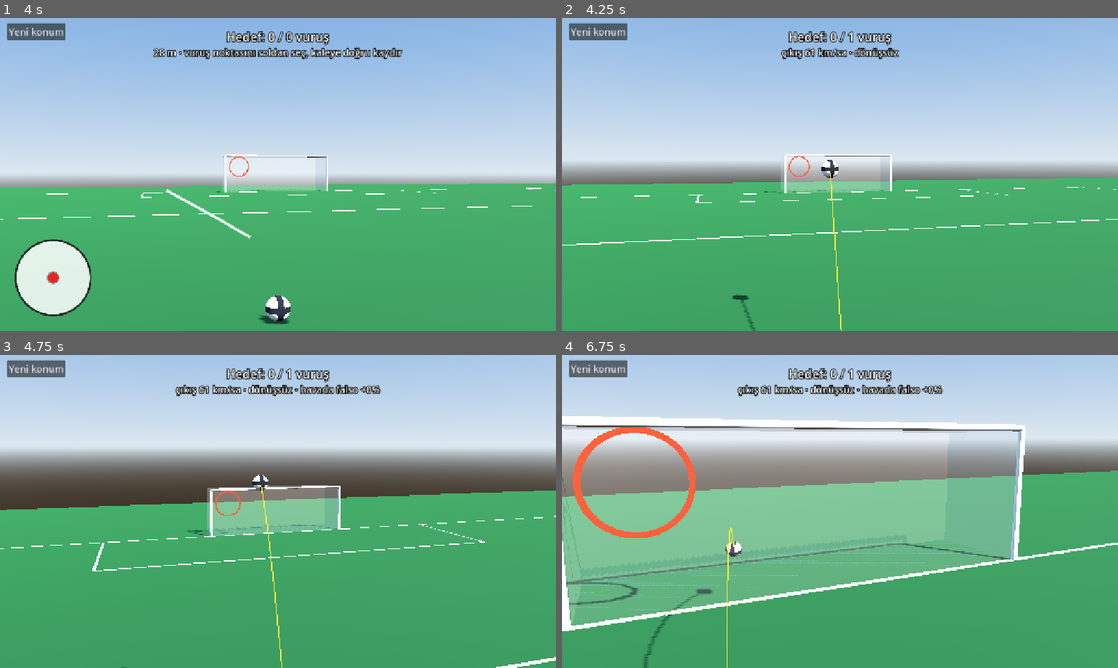
Above: before the commit, frames 1-4 (two rows, left to right).
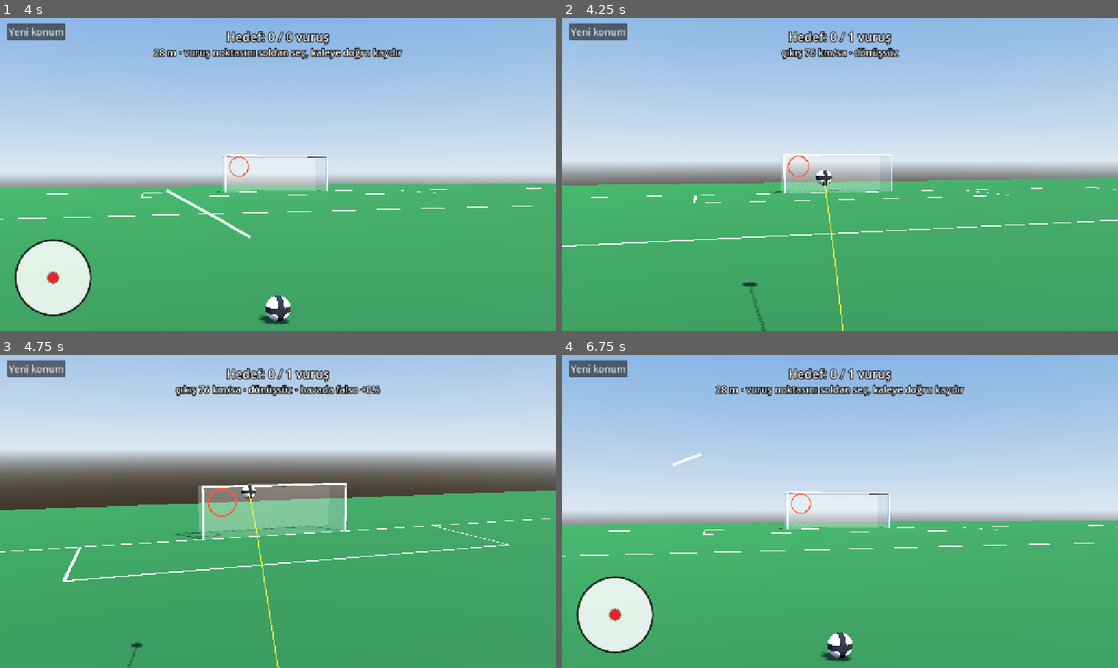
Above: after the commit, the same moments.

Repository: crzyxpo000-max/serbestkick
Game: Godot game, scene res://scenes/main.tscn
The game is run twice, just before and just after one commit, with the same random seed, the same clock (stepped at 60 frames per second) and the same inputs.
Inputs (mouse positions are in pixels of both pictures, inside the frame that each line leads up to):
- Up to frame 1 (4 s): click "Yeni konum" at 0.5 s; click "Yeni konum" at 1.25 s; click "Yeni konum" at 2 s; tap Enter at 2.75 s; move the mouse to (400, 158) at 2.77 s; click (400, 158) at 2.92 s; tap Space at 3.5 s; drag from (166, 190) to (250, 237) at 3.52 s
- Up to frame 2 (4.25 s): no input
- Up to frame 3 (4.75 s): move the mouse to (333, 442) at 4.27 s; click (333, 442) at 4.42 s
- Up to frame 4 (6.75 s): drag from (812, 574) to (673, 464) at 5.02 s; move the mouse to (1006, 558) at 5.77 s; click (1006, 558) at 5.92 s; drag from (673, 464) to (756, 433) at 6.52 s

Frame 1 is identical in both runs. In frame 2, 1.9% of the frame differs, in the area x 0-100%, y 9-100%; in frame 3, 3.0%; in frame 4, 72%, in the area x 0-100%, y 0-100%.

Commit message:
His ayarı: güç daha az hassas, falso azaltıldı, düz kaydırmada nişan sabitlendi
Güç aralığı 20–32 m/s ve daha geniş kaydırma hızı aralığı (0,6–4,5).
En yüksek yan falso 8 tur/sn, tam falso için eğrilik 0,4, vuruş noktası
falsosu 3,5 tur/sn. 0,04 altındaki eğrilik el titremesi sayılır.

Co-Authored-By: Claude Fable 5.2 <noreply@anthropic.com>
Claude-Session: https://claude.ai/code/session_01YJkkbKVcy4CSS3GLFm39BF

Diff:
--- a/data/controls.json
+++ b/data/controls.json
@@ -2,14 +2,15 @@
 	"_aciklama": "Kaydırma kontrolü ayarları. Anahtarlar scripts/control/control_params.gd alanlarıyla aynıdır.",
 	"min_swipe_length": 0.08,
 	"swipe_window": 0.5,
-	"slow_swipe": 0.8,
-	"fast_swipe": 3.0,
-	"min_speed": 16.0,
+	"slow_swipe": 0.6,
+	"fast_swipe": 4.5,
+	"min_speed": 20.0,
 	"max_speed": 32.0,
-	"max_side_spin": 10.0,
-	"curvature_full": 0.25,
-	"tangent_fraction": 0.3,
-	"strike_side_spin": 5.0,
+	"max_side_spin": 8.0,
+	"curvature_full": 0.4,
+	"curvature_dead_zone": 0.04,
+	"tangent_fraction": 0.5,
+	"strike_side_spin": 3.5,
 	"strike_top_spin": 6.0,
 	"strike_elevation": 6.0,
 	"strike_power_loss": 0.2,
--- a/project.godot
+++ b/project.godot
@@ -11,7 +11,7 @@
 [application]
 
 config/name="Serbest Kick"
-config/version="0.2.0"
+config/version="0.2.1"
 run/main_scene="res://scenes/main.tscn"
 config/features=PackedStringArray("4.6", "Mobile")
 
--- a/scripts/control/control_params.gd
+++ b/scripts/control/control_params.gd
@@ -7,15 +7,16 @@
 
 var min_swipe_length := 0.08   ## ekran yüksekliği; daha kısa kaydırma vuruş sayılmaz
 var swipe_window := 0.5        ## s; kaydırmanın yalnızca son bu kadarı değerlendirilir
-var slow_swipe := 0.8          ## ekran yüksekliği/s → en düşük güç
-var fast_swipe := 3.0          ## ekran yüksekliği/s → en yüksek güç
-var min_speed := 16.0          ## m/s
+var slow_swipe := 0.6          ## ekran yüksekliği/s → en düşük güç
+var fast_swipe := 4.5          ## ekran yüksekliği/s → en yüksek güç
+var min_speed := 20.0          ## m/s
 var max_speed := 32.0          ## m/s
-var max_side_spin := 10.0      ## tur/sn
-var curvature_full := 0.25     ## yayın sapması / kiriş; bu eğrilik en yüksek falsoyu verir
-var tangent_fraction := 0.3    ## çıkış yönü kaydırmanın ilk bu kadarından okunur
+var max_side_spin := 8.0       ## tur/sn
+var curvature_full := 0.4      ## yayın sapması / kiriş; bu eğrilik en yüksek falsoyu verir
+var curvature_dead_zone := 0.04  ## bundan küçük eğrilik düz kaydırma sayılır (el titremesi)
+var tangent_fraction := 0.5    ## çıkış yönü kaydırmanın ilk bu kadarından okunur
 
-var strike_side_spin := 5.0    ## tur/sn, vuruş noktası tam kenardayken
+var strike_side_spin := 3.5    ## tur/sn, vuruş noktası tam kenardayken
 var strike_top_spin := 6.0     ## tur/sn, vuruş noktası tam üstte/altta
 var strike_elevation := 6.0    ## derece, vuruş noktası tam alttayken ek yükseliş
 var strike_power_loss := 0.2   ## kenardan vuruşta güç kaybı oranı
--- a/scripts/control/shot_builder.gd
+++ b/scripts/control/shot_builder.gd
@@ -23,7 +23,8 @@
 	elevation = clampf(elevation - hit.y * cp.strike_elevation, 0.0, MAX_ELEVATION + cp.strike_elevation)
 
 	# Sağa bombeli yay: top sağa çıkar, sola kıvrılır. Topun sağına vurmak da sola kıvırır.
-	var curve := clampf(swipe.curvature / cp.curvature_full, -1.0, 1.0)
+	var bend := maxf(absf(swipe.curvature) - cp.curvature_dead_zone, 0.0)
+	var curve := signf(swipe.curvature) * clampf(bend / (cp.curvature_full - cp.curvature_dead_zone), 0.0, 1.0)
 	var swipe_spin := -curve * cp.max_side_spin
 	var side_spin := clampf(swipe_spin - hit.x * cp.strike_side_spin, -cp.max_side_spin, cp.max_side_spin)
 	var top_spin := hit.y * cp.strike_top_spin
--- a/scripts/control/swipe.gd
+++ b/scripts/control/swipe.gd
@@ -55,6 +55,8 @@
 			if early.length() > 1e-6:
 				tangent = early.normalized()
 			break
+	if absf(swipe.curvature) < cp.curvature_dead_zone:
+		tangent = direction
 	swipe.launch_point = swipe.start + tangent * chord_length
 	swipe.valid = true
 	return swipe
--- a/tests/test_control.gd
+++ b/tests/test_control.gd
@@ -139,10 +139,13 @@
 	var spot := Check.spot(25.0)
 	var target := Vector2(2.0, 1.5)
 	var straight := _cross(ShotBuilder.build(_swipe(Vector2(640, 600), Vector2(640, 300), 0.15), target, spot, Vector2(0, -0.3), cp, pp))
-	var arc := ShotBuilder.build(_swipe(Vector2(640, 600), Vector2(640, 300), 0.15, 0.12), target, spot, Vector2(0, -0.3), cp, pp)
+	var arc := ShotBuilder.build(_swipe(Vector2(640, 600), Vector2(640, 300), 0.15, 0.25), target, spot, Vector2(0, -0.3), cp, pp)
 	Check.in_range(errors, "sağa bombeli yay sola kıvırmalı (m)", _cross(arc).line_crossing.x - straight.line_crossing.x, -3.0, -0.8)
 	var extreme := ShotBuilder.build(_swipe(Vector2(640, 600), Vector2(640, 300), 0.15, 0.6), target, spot, Vector2(1, 0), cp, pp)
 	Check.is_true(errors, "yan falso üst sınırı aşmamalı", absf(extreme.spin.y) / TAU <= cp.max_side_spin + 1e-3)
+	var shaky := ShotBuilder.build(_swipe(Vector2(640, 600), Vector2(640, 300), 0.15, 0.03), target, spot, Vector2(0, -0.3), cp, pp)
+	Check.near(errors, "el titremesi kadar eğrilik falso vermemeli", shaky.spin.y, 0.0, 1e-6)
+	Check.near(errors, "el titremesi nişanı kaydırmamalı", _swipe(Vector2(640, 600), Vector2(640, 300), 0.15, 0.03).launch_point.x, 640.0, 0.5)
 	var curved_centre := ShotBuilder.build(_swipe(Vector2(640, 600), Vector2(640, 300), 0.15, 0.12), target, spot, Vector2.ZERO, cp, pp)
 	Check.is_true(errors, "eğri kaydırma dönüşsüz vuruş vermemeli", curved_centre.knuckle == 0.0 and curved_centre.spin.length() > 1.0)
 	return errors
